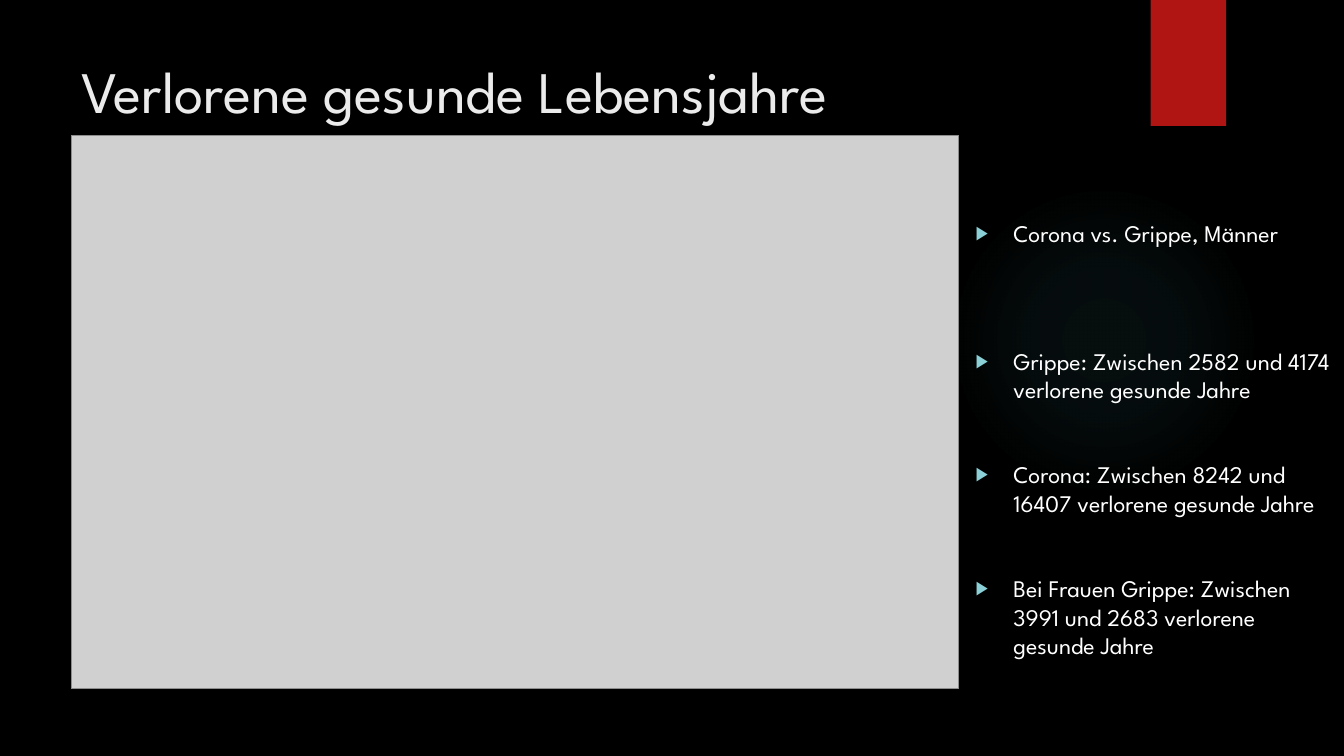
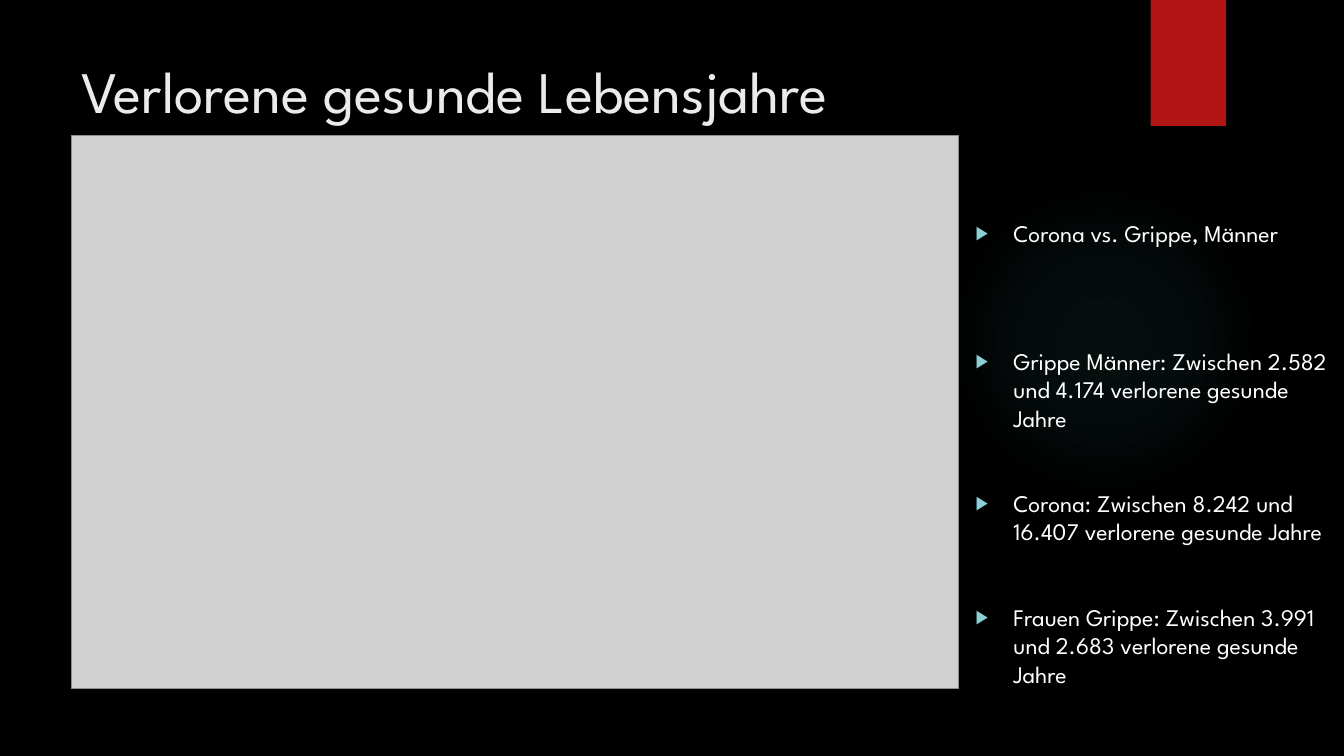
Before and after one commit to Flatric/PMDS, a slide deck: slide 11 of Präsi/Zwischenstand SW6.pptx. Drawn at 1344x756 pixels with LibreOffice and Linux fonts; fonts in the diff are those of the drawing; grey boxes stand for pictures; background and template pictures are left out. Boxes give left, top, right and bottom in pixels: in the first picture for what was removed or moved away, otherwise in the second. Text is boxed around its words. In the diff, an @@ line names an element or a change of style, - is before the commit and + after.

Commit message:
Präsentation update

```diff
--- a/Präsi/Zwischenstand SW6.pptx
+++ b/Präsi/Zwischenstand SW6.pptx
@@ text at bbox=[1013, 353, 1327, 655]: text changed @@
-▶ Grippe: Zwischen 2582 und 4174 verlorene gesunde Jahre
-▶ Corona: Zwischen 8242 und 16407 verlorene gesunde Jahre
-▶ Bei Frauen Grippe: Zwischen 3991 und 2683 verlorene gesunde Jahre
+▶ Grippe Männer: Zwischen 2.582 und 4.174 verlorene gesunde Jahre
+▶ Corona: Zwischen 8.242 und 16.407 verlorene gesunde Jahre
+▶ Frauen Grippe: Zwischen 3.991 und 2.683 verlorene gesunde Jahre
```
Also in this commit, not shown: 4 other slides changed.
